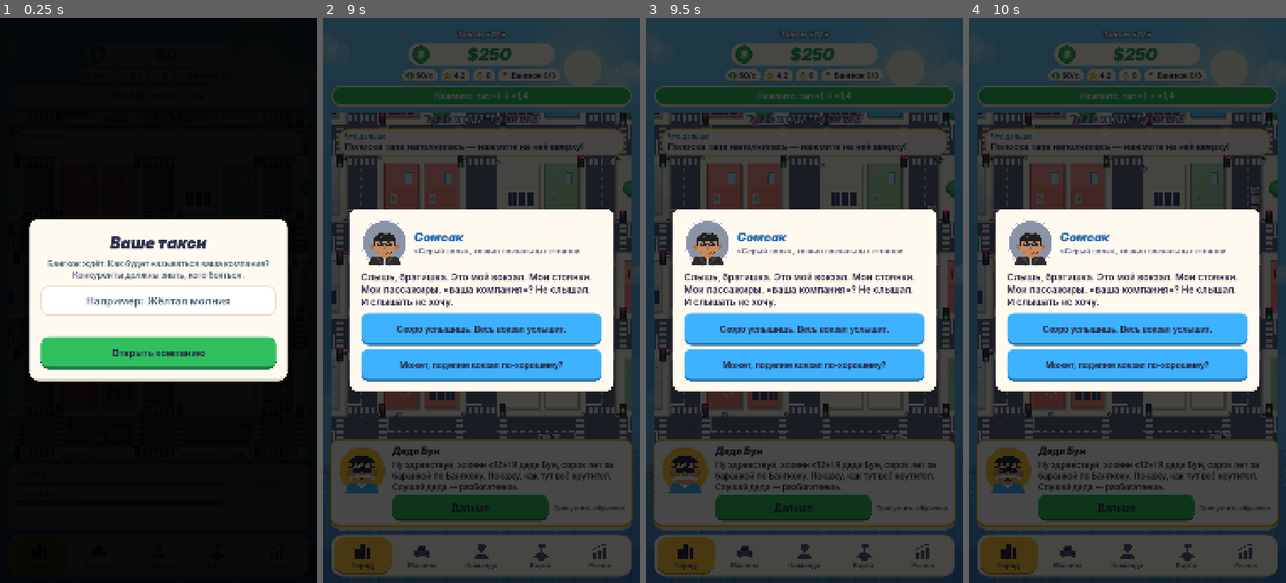
Above: before the commit, frames 1-4 (left to right).
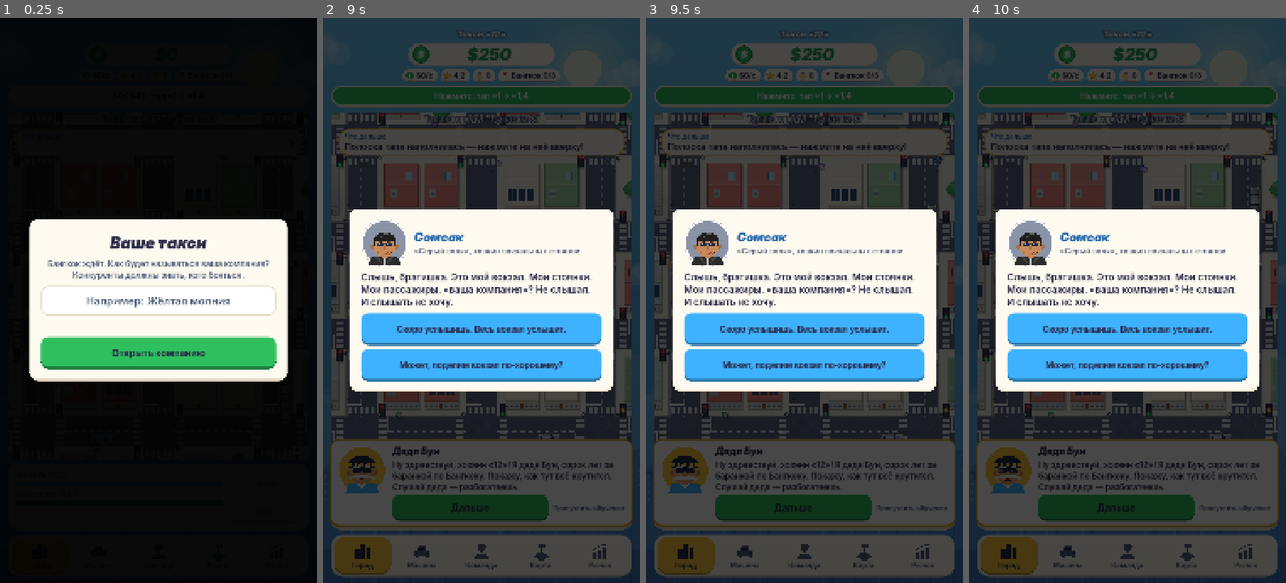
Above: after the commit, the same moments.

Repository: bogdan22807/play1
Game: Godot game, scene res://scenes/main.tscn
Same seed, same stepped clock (60 frames per second), same inputs: the game is played once before the commit and once after it.
Inputs (mouse positions are in pixels of both pictures, inside the frame that each line leads up to):
- Up to frame 1 (0.25 s): no input
- Up to frame 2 (9 s): click (481, 300) at 0.52 s; type "12" at 0.6 s; click "$0 / $40 · тап ×1 → ×1,4" at 1.25 s; click (364, 554) at 2.02 s; click (421, 554) at 2.77 s; click (481, 554) at 3.52 s; click (541, 554) at 4.27 s; click (598, 554) at 5.02 s; click "Скоро услышишь. Весь вокзал у…" at 5.75 s; click "Может, поделим вокзал по-хоро…" at 6.5 s; click "Дальше" at 7.25 s; click "Пропустить обучение" at 8 s; click "Забрать" at 8.75 s
- Up to frame 3 (9.5 s): no input
- Up to frame 4 (10 s): click "Нажмите: тап ×1 → ×1,4" at 9.5 s

The runs differ from the first frame. In frame 2, 0.7% of the frame differs, in the area x 2-98%, y 16-74%; in frame 3, 0.7%; in frame 4, 0.7%.

Commit message:
Детализация города: стены домов, деревья, тротуары, парк с фонтаном, живой асфальт
Co-Authored-By: Claude Opus 5.5 <noreply@anthropic.com>
Claude-Session: https://claude.ai/code/session_01MxXKk2HQEPtG6SjaKVkKMr

Diff:
--- a/data/build.json
+++ b/data/build.json
@@ -1 +1 @@
-{"version": "1.0.0", "build": 102, "time": "08.11 17:54"}
+{"version": "1.0.0", "build": 104, "time": "08.11 17:56"}
--- a/scripts/city_view.gd
+++ b/scripts/city_view.gd
@@ -490,6 +490,7 @@
 	c.draw_rect(Rect2(Vector2.ZERO, size), GROUND)
 	_draw_blocks(c)
 	_draw_roads(c)
+	_draw_road_texture(c)
 	_draw_light_housings(c)
 	for lamp: Vector2 in _lamps:
 		c.draw_circle(lamp + Vector2(2, 3), _road * 0.07, Color(0, 0, 0, 0.25))
@@ -524,13 +525,26 @@
 		var rect: Rect2 = block["rect"]
 		c.draw_rect(rect, CURB)
 		c.draw_rect(rect.grow(-3), SIDEWALK)
-		# Плитка тротуара.
-		var tile: float = _road * 0.32
+		# Бордюр с объёмом: светлая кромка сверху-слева, тень снизу-справа.
+		c.draw_line(rect.position + Vector2(1, 1), Vector2(rect.end.x - 1, rect.position.y + 1), Color(1, 1, 1, 0.6), 2.0)
+		c.draw_line(rect.position + Vector2(1, 1), Vector2(rect.position.x + 1, rect.end.y - 1), Color(1, 1, 1, 0.6), 2.0)
+		c.draw_line(Vector2(rect.position.x, rect.end.y - 1), rect.end - Vector2(0, 1), Color(0, 0, 0, 0.18), 2.0)
+		c.draw_line(Vector2(rect.end.x - 1, rect.position.y), rect.end - Vector2(1, 0), Color(0, 0, 0, 0.18), 2.0)
+		# Плитка тротуара: сетка по всей полосе вдоль кварталов.
+		var tile: float = _road * 0.16
+		var band: float = _road * 0.12
 		var x: float = rect.position.x + tile
 		while x < rect.end.x:
-			c.draw_line(Vector2(x, rect.position.y + 3), Vector2(x, rect.position.y + _road * 0.12), Color(0, 0, 0, 0.05), 1.0)
-			c.draw_line(Vector2(x, rect.end.y - 3), Vector2(x, rect.end.y - _road * 0.12), Color(0, 0, 0, 0.05), 1.0)
+			for y0 in [rect.position.y + 3, rect.end.y - band]:
+				c.draw_line(Vector2(x, y0), Vector2(x, y0 + band - 3), Color(0, 0, 0, 0.06), 1.0)
 			x += tile
+		var y: float = rect.position.y + tile
+		while y < rect.end.y:
+			for x0 in [rect.position.x + 3, rect.end.x - band]:
+				c.draw_line(Vector2(x0, y), Vector2(x0 + band - 3, y), Color(0, 0, 0, 0.06), 1.0)
+			y += tile
+		for edge in [rect.position.y + band, rect.end.y - band]:
+			c.draw_line(Vector2(rect.position.x + band, edge), Vector2(rect.end.x - band, edge), Color(0, 0, 0, 0.05), 1.0)
 		var inner: Rect2 = rect.grow(-_road * 0.12)
 		if block["park"]:
 			_draw_park(c, inner)
@@ -542,13 +556,39 @@
 
 func _draw_park(c: CanvasItem, inner: Rect2) -> void:
 	c.draw_rect(inner, PARK)
-	# Дорожки крест-накрест.
+	# Газон «полосками», как после стрижки.
+	var stripe: float = _road * 0.22
+	var sx: float = inner.position.x
+	var odd: bool = false
+	while sx < inner.end.x:
+		if odd:
+			c.draw_rect(Rect2(Vector2(sx, inner.position.y), Vector2(minf(stripe, inner.end.x - sx), inner.size.y)), Color(1, 1, 1, 0.06))
+		odd = not odd
+		sx += stripe
+	# Кусты по краю парка.
+	var bush_x: float = inner.position.x + _road * 0.12
+	while bush_x < inner.end.x - _road * 0.1:
+		for by in [inner.position.y + _road * 0.1, inner.end.y - _road * 0.1]:
+			c.draw_circle(Vector2(bush_x, by) + Vector2(2, 3), _road * 0.07, Color(0, 0, 0, 0.15))
+			c.draw_circle(Vector2(bush_x, by), _road * 0.07, TREE_DARK)
+			c.draw_circle(Vector2(bush_x - 1.5, by - 1.5), _road * 0.045, TREE)
+		bush_x += _road * 0.17
+	# Дорожки крест-накрест с бордюром.
 	var path := Color("e9dcc0")
-	c.draw_line(Vector2(inner.position.x, inner.get_center().y), Vector2(inner.end.x, inner.get_center().y), path, _road * 0.14)
-	c.draw_line(Vector2(inner.get_center().x, inner.position.y), Vector2(inner.get_center().x, inner.end.y), path, _road * 0.14)
+	for edge_color in [Color("cbbd9c"), path]:
+		var w: float = _road * (0.17 if edge_color != path else 0.14)
+		c.draw_line(Vector2(inner.position.x, inner.get_center().y), Vector2(inner.end.x, inner.get_center().y), edge_color, w)
+		c.draw_line(Vector2(inner.get_center().x, inner.position.y), Vector2(inner.get_center().x, inner.end.y), edge_color, w)
 	var pond_r: float = minf(inner.size.x, inner.size.y) * 0.2
-	c.draw_circle(inner.get_center(), pond_r * 1.15, Color("dcd2bb"))
-	c.draw_circle(inner.get_center(), pond_r, POND)
+	# Фонтан: каменный бортик с тенью, вода с бликами и кругами.
+	c.draw_circle(inner.get_center() + Vector2(3, 4), pond_r * 1.18, Color(0, 0, 0, 0.18))
+	c.draw_circle(inner.get_center(), pond_r * 1.18, Color("bfb39a"))
+	c.draw_circle(inner.get_center(), pond_r * 1.08, Color("dcd2bb"))
+	c.draw_circle(inner.get_center(), pond_r, POND.darkened(0.12))
+	c.draw_circle(inner.get_center() + Vector2(-pond_r * 0.08, -pond_r * 0.08), pond_r * 0.9, POND)
+	for ring in [0.55, 0.75]:
+		c.draw_arc(inner.get_center(), pond_r * ring, 0, TAU, 32, Color(1, 1, 1, 0.35), 1.5)
+	c.draw_arc(inner.get_center(), pond_r * 0.85, PI * 1.1, PI * 1.5, 12, Color(1, 1, 1, 0.6), 2.5)
 	c.draw_circle(inner.get_center(), pond_r * 0.3, Color("8fd3ff"))
 	c.draw_circle(inner.get_center(), pond_r * 0.12, Color.WHITE)
 	# Скамейки.
@@ -565,10 +605,15 @@
 
 
 func _draw_tree(c: CanvasItem, at: Vector2, r: float) -> void:
-	c.draw_circle(at + Vector2(4, 6), r, Color(0, 0, 0, 0.22))
-	c.draw_circle(at, r, TREE_DARK)
-	c.draw_circle(at + Vector2(-r * 0.15, -r * 0.15), r * 0.75, TREE)
-	c.draw_circle(at + Vector2(-r * 0.3, -r * 0.3), r * 0.35, TREE.lightened(0.15))
+	# Крона из нескольких «шапок» листвы: тень, тёмный низ, светлый верх, блик.
+	c.draw_circle(at + Vector2(r * 0.25, r * 0.35), r * 1.05, Color(0, 0, 0, 0.22))
+	var lobes: Array = [Vector2(-0.35, 0.1), Vector2(0.35, 0.15), Vector2(0, -0.3), Vector2(0.05, 0.35)]
+	for lobe: Vector2 in lobes:
+		c.draw_circle(at + lobe * r, r * 0.62, TREE_DARK)
+	for lobe: Vector2 in lobes:
+		c.draw_circle(at + lobe * r + Vector2(-r * 0.1, -r * 0.12), r * 0.48, TREE)
+	c.draw_circle(at + Vector2(-r * 0.25, -r * 0.35), r * 0.3, TREE.lightened(0.18))
+	c.draw_circle(at + Vector2(-r * 0.32, -r * 0.42), r * 0.12, Color(1, 1, 1, 0.25))
 
 
 ## Дом сверху: тень, крыша со скатами, конёк и детали на крыше по типу дома.
@@ -576,13 +621,33 @@
 	var r: Rect2 = house["rect"]
 	var roof: Color = house["roof"]
 	var kind: int = house["kind"]
-	c.draw_rect(Rect2(r.position + Vector2(6, 8), r.size), Color(0, 0, 0, 0.24))
+	c.draw_rect(Rect2(r.position + Vector2(6, 8), r.size), Color(0, 0, 0, 0.18))
+	c.draw_rect(Rect2(r.position + Vector2(3, 4), r.size), Color(0, 0, 0, 0.14))
+	# Стена дома видна снизу: светлая штукатурка, окна и дверь — дом «стоит», а не лежит.
+	var wall_h: float = minf(r.size.y * 0.22, _road * 0.22)
+	var wall := Rect2(Vector2(r.position.x, r.end.y - wall_h), Vector2(r.size.x, wall_h))
+	var wall_color: Color = Color("efe6d6") if kind != 3 else Color("cfd8dc")
+	c.draw_rect(wall, wall_color.darkened(0.08))
+	var wins: int = maxi(2, int(r.size.x / 16.0))
+	for w in wins:
+		var wx: float = wall.position.x + (w + 0.25) * wall.size.x / wins
+		c.draw_rect(Rect2(Vector2(wx, wall.position.y + wall_h * 0.25), Vector2(wall.size.x / wins * 0.5, wall_h * 0.45)), Color("5d7fa3"))
+		c.draw_rect(Rect2(Vector2(wx, wall.position.y + wall_h * 0.25), Vector2(wall.size.x / wins * 0.5, wall_h * 0.15)), Color("a9cbe8"))
+	if kind != 3:
+		c.draw_rect(Rect2(Vector2(wall.get_center().x - wall_h * 0.25, wall.position.y + wall_h * 0.3), Vector2(wall_h * 0.5, wall_h * 0.7)), Color("8d5a3b"))
+	r = Rect2(r.position, Vector2(r.size.x, r.size.y - wall_h))
 	c.draw_rect(r, roof.darkened(0.3))
 	var inner: Rect2 = r.grow(-3)
 	if kind == 3:
 		# Плоская крыша многоэтажки: бордюр, бак с водой, вентиляция, вертолётная «H».
 		c.draw_rect(inner, roof.lightened(0.05))
 		c.draw_rect(inner.grow(-5), roof.darkened(0.06))
+		# Тень от парапета и будка выхода на крышу.
+		c.draw_rect(Rect2(inner.position + Vector2(5, 5), Vector2(inner.size.x - 10, 3)), Color(0, 0, 0, 0.1))
+		var hut := Rect2(inner.position + inner.size * Vector2(0.08, 0.66), inner.size * Vector2(0.22, 0.22))
+		c.draw_rect(Rect2(hut.position + Vector2(3, 3), hut.size), Color(0, 0, 0, 0.18))
+		c.draw_rect(hut, Color("b0bec5"))
+		c.draw_rect(Rect2(hut.position, Vector2(hut.size.x, hut.size.y * 0.3)), Color("cfd8dc"))
 		c.draw_circle(inner.position + inner.size * Vector2(0.28, 0.3), minf(inner.size.x, inner.size.y) * 0.12, Color("b0bec5"))
 		c.draw_circle(inner.position + inner.size * Vector2(0.28, 0.3), minf(inner.size.x, inner.size.y) * 0.07, Color("90a4ae"))
 		for v in 2:
@@ -599,6 +664,10 @@
 		c.draw_line(Vector2(inner.position.x, row), Vector2(inner.end.x, row), Color(0, 0, 0, 0.06), 1.0)
 		row += 7.0
 	c.draw_line(inner.position + Vector2(0, half_h), inner.position + Vector2(inner.size.x, half_h), roof.darkened(0.3), 3.0)
+	c.draw_line(inner.position + Vector2(0, half_h - 2), inner.position + Vector2(inner.size.x, half_h - 2), roof.lightened(0.35), 1.5)
+	# Свес крыши: светлая кромка сверху, тень внизу.
+	c.draw_line(inner.position, inner.position + Vector2(inner.size.x, 0), roof.lightened(0.3), 2.0)
+	c.draw_line(inner.position + Vector2(0, inner.size.y), inner.end, roof.darkened(0.2), 2.0)
 	match kind:
 		0:
 			# Труба с дымоходом.
@@ -652,6 +721,47 @@
 			c.draw_line(Vector2(x + stop, y - half), Vector2(x + stop, y), Color.WHITE, 3.0)
 			c.draw_line(Vector2(x - stop, y), Vector2(x - stop, y + half), Color.WHITE, 3.0)
 			c.draw_circle(Vector2(x + half * 0.45, y - half * 0.45), _road * 0.06, Color("4a5168"))
+
+
+## Асфальт «живой»: крапинки, заплатки, трещины и решётки ливнёвки (рисуется один раз).
+func _draw_road_texture(c: CanvasItem) -> void:
+	var rng := RandomNumberGenerator.new()
+	rng.seed = 21
+	var half: float = _road / 2.0
+	var lanes: Array = []
+	for x: float in _xs:
+		lanes.append(Rect2(Vector2(x - half, 0), Vector2(_road, size.y)))
+	for y: float in _ys:
+		lanes.append(Rect2(Vector2(0, y - half), Vector2(size.x, _road)))
+	for lane: Rect2 in lanes:
+		var count: int = int(lane.size.x * lane.size.y / 260.0)
+		for k in count:
+			var at := lane.position + Vector2(rng.randf() * lane.size.x, rng.randf() * lane.size.y)
+			c.draw_rect(Rect2(at, Vector2(2, 2)), Color(1, 1, 1, 0.05) if rng.randf() < 0.5 else Color(0, 0, 0, 0.08))
+		# Пара заплаток и трещина на каждой улице.
+		for k in 2:
+			var at := lane.position + Vector2(rng.randf() * lane.size.x, rng.randf() * lane.size.y)
+			var patch := Vector2(_road * rng.randf_range(0.2, 0.35), _road * rng.randf_range(0.15, 0.25))
+			c.draw_rect(Rect2(at, patch), ROAD.darkened(0.08))
+		var crack := lane.position + Vector2(rng.randf() * lane.size.x, rng.randf() * lane.size.y)
+		var points := PackedVector2Array([crack])
+		for k in 4:
+			crack += Vector2(rng.randf_range(-6, 10), rng.randf_range(-6, 10))
+			points.append(crack)
+		c.draw_polyline(points, Color(0, 0, 0, 0.18), 1.2)
+	# Ливнёвки у бордюра рядом с перекрёстками.
+	for x: float in _xs:
+		for y: float in _ys:
+			for at in [Vector2(x - half + 3, y - half - _road * 0.6), Vector2(x + half - 3 - _road * 0.14, y + half + _road * 0.5)]:
+				var grate := Rect2(at, Vector2(_road * 0.14, _road * 0.08))
+				c.draw_rect(grate, Color("3e4457"))
+				for bar in 4:
+					c.draw_line(grate.position + Vector2(grate.size.x * (bar + 0.5) / 4.0, 1), grate.position + Vector2(grate.size.x * (bar + 0.5) / 4.0, grate.size.y - 1), Color("6b7385"), 1.0)
+			# Люк: обод и рифление.
+			var hatch := Vector2(x + half * 0.45, y - half * 0.45)
+			c.draw_arc(hatch, _road * 0.06, 0, TAU, 16, Color("6b7385"), 1.5)
+			c.draw_line(hatch - Vector2(_road * 0.04, 0), hatch + Vector2(_road * 0.04, 0), Color("6b7385"), 1.0)
+			c.draw_line(hatch - Vector2(0, _road * 0.04), hatch + Vector2(0, _road * 0.04), Color("6b7385"), 1.0)
 
 
 ## Каждый кадр: картинка города, ночь, пешеходы, машины с фарами, светофоры.
@@ -788,6 +898,7 @@
 	var side := Vector2(-dir.y, dir.x)
 	var swing: float = sin(_time * 9.0 + float(info.get("phase", 0.0))) * r * 0.9
 	var leg := Vector2(r * 0.7, r * 0.7)
+	c.draw_circle(at + Vector2(r * 0.3, r * 0.45), r * 1.05, Color(0, 0, 0, 0.18))
 	c.draw_rect(Rect2(at + side * r * 0.45 + dir * swing - leg / 2.0, leg), Color("2a2a48"))
 	c.draw_rect(Rect2(at - side * r * 0.45 - dir * swing - leg / 2.0, leg), Color("2a2a48"))
 	c.draw_circle(at, r, info.get("shirt", Color.WHITE))
Not shown, changed: docs/GDD.md
